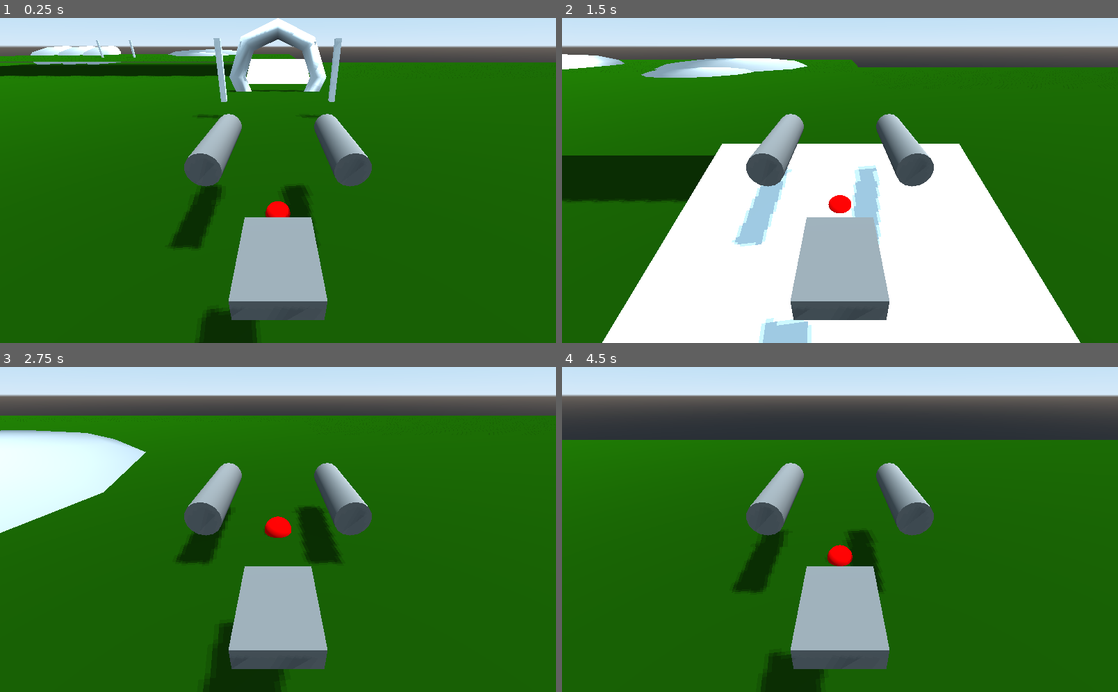
Above: before the commit, frames 1-4 (two rows, left to right).
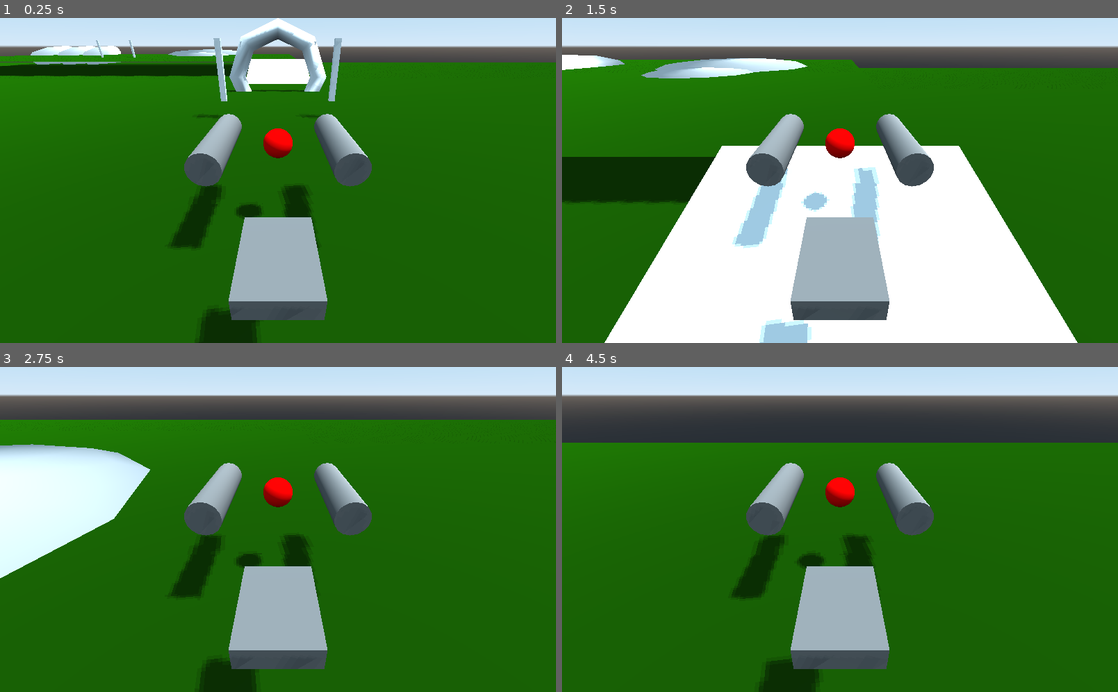
Above: after the commit, the same moments.

Repository: gamkedo-la/aero-junkers
Game: Godot game, scene res://Scenes/Main.tscn
The game is run twice, just before and just after one commit, with the same random seed, the same clock (stepped at 60 frames per second) and the same inputs.
Inputs (mouse positions are in pixels of both pictures, inside the frame that each line leads up to):
- Up to frame 1 (0.25 s): no input
- Up to frame 2 (1.5 s): tap Enter at 0.5 s; move the mouse to (867, 180) at 0.52 s; hold Down (decrease_altitude) 0.53-1.28 s; hold W (accelerate) from 0.53 s (still down); tap Up (increase_altitude) at 0.8, 1.35 s; move the mouse to (812, 180) at 1.27 s
- Up to frame 3 (2.75 s): keep holding W (accelerate); tap Down (decrease_altitude) at 1.55 s; move the mouse to (289, 523) at 2.02 s; hold Down (decrease_altitude) from 2.03 s (still down); tap Up (increase_altitude) at 2.3 s
- Up to frame 4 (4.5 s): keep holding W (accelerate); move the mouse to (834, 536) at 2.77 s; release Down (decrease_altitude) at 2.78 s; tap Up (increase_altitude) at 2.85, 3.8 s; tap Down (decrease_altitude) at 3.05, 4.35 s; move the mouse to (878, 532) at 3.52 s; press the mouse at (878, 532) at 3.53 s; move the mouse to (795, 526) at 4.27 s; release the mouse at (795, 526) at 4.28 s

The runs differ from the first frame. In frame 1, 0.8% of the frame differs, in the area x 0-61%, y 2-99%; in frame 2, 2.1%; in frame 3, 9.5%, in the area x 0-100%, y 14-100%; in frame 4, 2.1%.

Commit message:
changed speed from units/frame to units/second

Diff:
--- a/Scripts/aerojunker.gd
+++ b/Scripts/aerojunker.gd
@@ -1,7 +1,7 @@
 extends KinematicBody
 
-var speed = 50
-var altitude_adjust_speed = speed/3
+var speed = 3000 #units/second
+var altitude_adjust_speed = 30 #units/second
 var velocity = Vector3.ZERO
 var target_altitude = Vector3.UP * 3
 
@@ -18,10 +18,6 @@
 	moveToTargetAltitude(delta)
 	velocity = move_and_slide(velocity, Vector3.UP)
 
-	#Debug
-	$RayCast_L_Engine/MeshInstance.global_transform.origin.y = $RayCast_L_Engine.get_collision_point().y
-#	l_engine_height = $RayCast_L_Engine.get_distance_to_collision(delta)
-
 func _process(_delta):
 	pass
 
@@ -34,16 +30,12 @@
 		moveForward(delta)
 	if Input.is_action_pressed("reverse"):
 		moveBackward(delta)
-	if Input.is_action_pressed("increase_altitude"):
-		increaseAltitude(delta)
-	if Input.is_action_pressed("decrease_altitude"):
-		decreaseAltitude(delta)
 
-func moveForward(_delta):
-	velocity -= transform.basis.z * speed
+func moveForward(delta):
+	velocity -= transform.basis.z * speed * delta
 
-func moveBackward(_delta):
-	velocity += transform.basis.z * speed
+func moveBackward(delta):
+	velocity += transform.basis.z * speed * delta
 
 func turnLeft(_delta):
 	rotate_y(0.2)
@@ -51,12 +43,6 @@
 func turnRight(_delta):
 	rotate_y(-0.2)
 
-func increaseAltitude(_delta):
-	velocity += transform.basis.y * (speed/2)
-
-func decreaseAltitude(_delta):
-	velocity -= transform.basis.y * (speed/2)
-
 func moveToTargetAltitude(delta):
 	var target_position_y = ($RayCast_L_Engine.get_collision_point() + target_altitude).y
 	transform.origin.y = transform.origin.y + (target_position_y - transform.origin.y) * delta * altitude_adjust_speed
Not shown: 2 places in Scenes/AeroJunker.tscn that only renumber resources
